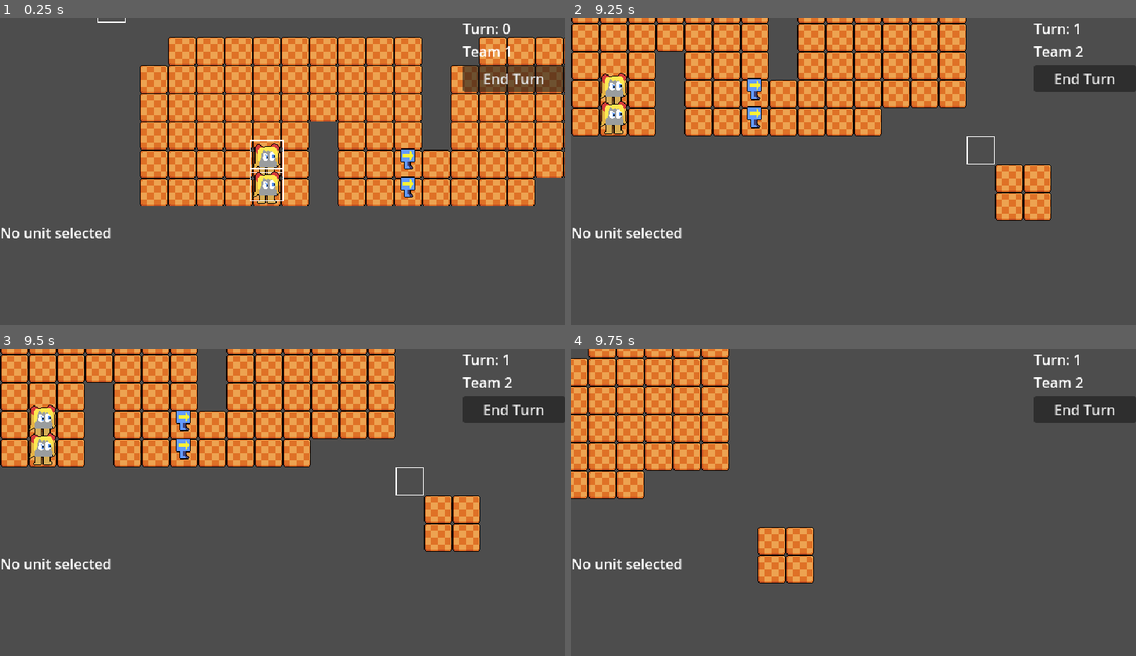
Above: before the commit, frames 1-4 (two rows, left to right).
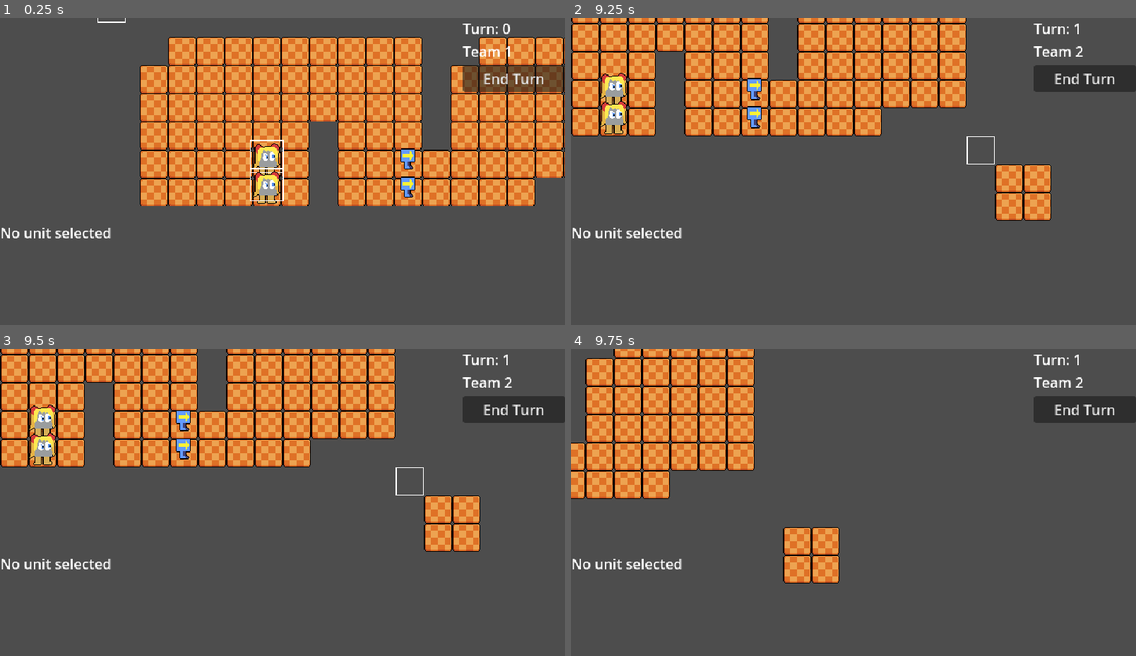
Above: after the commit, the same moments.

Repository: Sciman101/StrategyThing
Game: Godot game, scene res://game.tscn
Same seed, same stepped clock (60 frames per second), same inputs: the game is played once before the commit and once after it.
Inputs (mouse positions are in pixels of both pictures, inside the frame that each line leads up to):
- Up to frame 1 (0.25 s): no input
- Up to frame 2 (9.25 s): click "End Turn" at 0.5 s; click "End Turn" at 1.25 s; click "End Turn" at 2 s; move the mouse to (977, 159) at 2.77 s; hold Middle mouse button (move_camera) 2.78-3.53 s; click (977, 159) at 2.92 s; move the mouse to (740, 192) at 3.52 s; right-click (740, 192) at 3.6 s; click (740, 192) at 3.67 s; tap Middle mouse button (move_camera) every 1.5 s from 3.8 to 8.3 s; tap Enter at 4.25 s; move the mouse to (910, 107) at 4.27 s; hold Middle mouse button (move_camera) 4.28-5.03 s; click (910, 107) at 4.42 s; move the mouse to (825, 239) at 5.02 s; click (825, 239) at 5.1 s; move the mouse to (1023, 223) at 5.77 s; hold Middle mouse button (move_camera) 5.78-6.53 s; click (1023, 223) at 5.92 s; tap Tab (reset_camera) at 6.4, 7.25 s; move the mouse to (684, 128) at 6.52 s; right-click (684, 128) at 6.6 s; click (684, 128) at 6.67 s; move the mouse to (881, 177) at 7.27 s; hold Middle mouse button (move_camera) 7.28-8.03 s; click (881, 177) at 7.42 s; move the mouse to (768, 97) at 8.02 s; click (768, 97) at 8.1 s; move the mouse to (977, 159) at 8.77 s; hold Middle mouse button (move_camera) from 8.78 s (still down); click (977, 159) at 8.92 s
- Up to frame 3 (9.5 s): keep holding Middle mouse button (move_camera)
- Up to frame 4 (9.75 s): move the mouse to (740, 523) at 9.52 s; release Middle mouse button (move_camera) at 9.53 s; right-click (740, 523) at 9.6 s; click (740, 523) at 9.67 s

Frames 1-3 are identical in both runs. In frame 4, 11% of the frame differs, in the area x 0-48%, y 0-77%.

Commit message:
Added screenshake to camera
also fixed position clamping

Diff:
--- a/scripts/CameraControl.gd
+++ b/scripts/CameraControl.gd
@@ -5,17 +5,31 @@
 var initial_position : Vector2
 var tween : Tween
 
+var screenshake_amt : float
+var screenshake_duration : float
+
 func _ready():
 	initial_position = position
 
 func _unhandled_input(event):
-	if event is InputEventMouseMotion:
-		if Input.is_action_pressed("move_camera"):
-			position -= event.relative
+	if not is_tweening():
+		if event is InputEventMouseMotion:
+			if Input.is_action_pressed("move_camera"):
+				position -= event.relative
+				clamp_position()
 
-	if Input.is_action_just_pressed("reset_camera"):
-		position = initial_position
+		if Input.is_action_just_pressed("reset_camera"):
+			position = initial_position
 
+func _process(delta):
+	if screenshake_duration > 0:
+		screenshake_duration -= delta
+		if screenshake_duration <= 0:
+			offset = Vector2.ZERO
+		else:
+			offset = Vector2(randf_range(-screenshake_amt, screenshake_amt),randf_range(-screenshake_amt, screenshake_amt))
+
+# Control methods
 func clamp_position():
 	position = position.clamp(bounding_rect.position, bounding_rect.position + bounding_rect.size)
 
@@ -25,3 +39,7 @@
 func pan_to(pos : Vector2):
 	tween = get_tree().create_tween()
 	tween.tween_property(self, 'position', pos, 0.5).set_ease(Tween.EASE_OUT).set_trans(Tween.TRANS_CUBIC)
+
+func screenshake(amt : float = 2, duration : float = 0.2):
+	screenshake_amt = amt
+	screenshake_duration = duration
--- a/scripts/unit/actions/SimpleAttackUnitAction.gd
+++ b/scripts/unit/actions/SimpleAttackUnitAction.gd
@@ -23,6 +23,6 @@
 					game.deselect_unit()
 					set_busy.call(true)
 					var dir = (enemy_unit.board_position - unit.board_position).clamp(-Vector2i.ONE, Vector2i.ONE)
-					print(dir * pushback_amt)
+					game.camera.screenshake()
 					await enemy_unit.hurt(damage, dir * pushback_amt, self)
 					set_busy.call(false)
